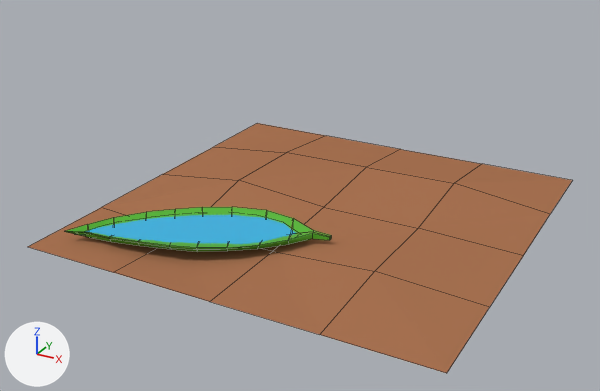
One commit to the Blender file mathCheese/Assets/Resources/Meshes/Mesh Masters/tileWater.blend: the scene before it, then after it.
The view is the same before and after, from a camera (50 mm lens) standing at (13.7, -26.9, 13.9) and looking at (-0.3, -1.5, 1.2). Lighting does not change. The marker at lower left points along +X, +Y and +Z. Mesh edges are drawn as thin lines.

In view in the first picture: 'Ground', 'Leaf', 'Water'.
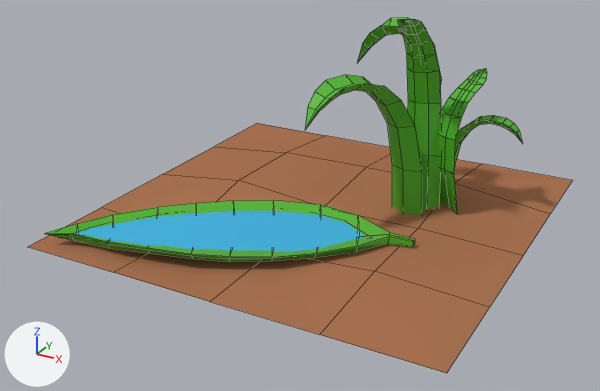
Pixel boxes [x1, y1, x2, y2] of what changed, in the pictures (600 x 391 px):
'Leaf', moved, rescaled (38% wider, 37% taller): before [64, 207, 331, 252]; after [45, 200, 415, 262]
'Water', moved, rescaled (35% wider, 38% taller): before [80, 215, 296, 248]; after [74, 211, 365, 257]
'Cylinder.002', added (green): after [398, 19, 442, 210]
'Cylinder', added (green): after [305, 75, 422, 215]
'Cylinder.003', added (green): after [439, 68, 487, 214]
'Cylinder.004', added (green): after [454, 115, 523, 171]
'Cylinder.001', added (green): after [357, 18, 442, 87]

Patch to the scene script:
```diff
--- a/mathCheese/Assets/Resources/Meshes/Mesh Masters/tileWater.blend.py
+++ b/mathCheese/Assets/Resources/Meshes/Mesh Masters/tileWater.blend.py
@@ me_cylinder_004 @@
+me_cylinder_004.from_pydata(...)  # 46 vertices, 46 faces; spans x -5.27..0.65, y -2.47..1.11, z -1.0..4.29
+me_cylinder_004.materials.append(mat_leaf)  # green #50b428
@@ me_cylinder_003 @@
+me_cylinder_003.from_pydata(...)  # 46 vertices, 46 faces; spans x -1.52..1.82, y -0.71..1.72, z -1.01..5.24
+me_cylinder_003.materials.append(mat_leaf)  # green #50b428
@@ me_cylinder_002 @@
+me_cylinder_002.from_pydata(...)  # 46 vertices, 46 faces; spans x -4.15..0.65, y -0.9..1.11, z -1.0..5.84
+me_cylinder_002.materials.append(mat_leaf)  # green #50b428
@@ me_cylinder_001 @@
+me_cylinder_001.from_pydata(...)  # 46 vertices, 46 faces; spans x -1.45..1.82, y -0.65..1.72, z -1.01..4.24
+me_cylinder_001.materials.append(mat_leaf)  # green #50b428
@@ ob_leaf @@
 ob_leaf = bpy.data.objects.new('Leaf', me_cube)
-ob_leaf.location = (-4.14, -4.27, 0.36)
-ob_leaf.scale = (1.0, 1.0, 0.161)
+ob_leaf.location = (-3.45, -3.84, 0.39)
+ob_leaf.scale = (1.37, 1.37, 0.22)
@@ ob_water @@
 ob_water = bpy.data.objects.new('Water', me_cube_002)
-ob_water.location = (-4.14, -4.35, 0.24)
-ob_water.scale = (0.901, 0.901, 0.145)
+ob_water.location = (-3.45, -3.94, 0.21)
+ob_water.scale = (1.23, 1.23, 0.198)
@@ ob_cylinder_004 @@
+ob_cylinder_004 = bpy.data.objects.new('Cylinder.004', me_cylinder_004)
+ob_cylinder_004.location = (3.94, 3.15, 0.94)
+ob_cylinder_004.rotation_euler = (0.0, 0.0, 2.739)  # degrees (0, 0, 157)
+ob_cylinder_004.scale = (0.495, 0.495, 0.7)
@@ ob_cylinder_003 @@
+ob_cylinder_003 = bpy.data.objects.new('Cylinder.003', me_cylinder_003)
+ob_cylinder_003.location = (4.6, 2.55, 1.15)
+ob_cylinder_003.rotation_euler = (0.0, 0.0, -2.422)  # degrees (0, 0, -139)
+ob_cylinder_003.scale = (0.617, 0.617, 0.871)
@@ ob_cylinder_002 @@
+ob_cylinder_002 = bpy.data.objects.new('Cylinder.002', me_cylinder_002)
+ob_cylinder_002.location = (3.46, 1.62, 1.21)
+ob_cylinder_002.rotation_euler = (0.0, 0.0, 1.411)  # degrees (0, 0, 81)
+ob_cylinder_002.scale = (0.679, 0.679, 1.2)
@@ ob_cylinder_001 @@
+ob_cylinder_001 = bpy.data.objects.new('Cylinder.001', me_cylinder_001)
+ob_cylinder_001.location = (1.67, 2.25, 1.15)
+ob_cylinder_001.rotation_euler = (0.0, 0.0, -0.273)  # degrees (0, 0, -16)
+ob_cylinder_001.scale = (1.03, 1.03, 1.45)
@@ ob_cylinder @@
+ob_cylinder = bpy.data.objects.new('Cylinder', me_cylinder_004.copy())
+ob_cylinder.location = (2.89, 1.27, 0.88)
+ob_cylinder.rotation_euler = (0.0, 0.0, 0.71)  # degrees (0, 0, 41)
+ob_cylinder.scale = (0.839, 0.839, 1.19)
```
